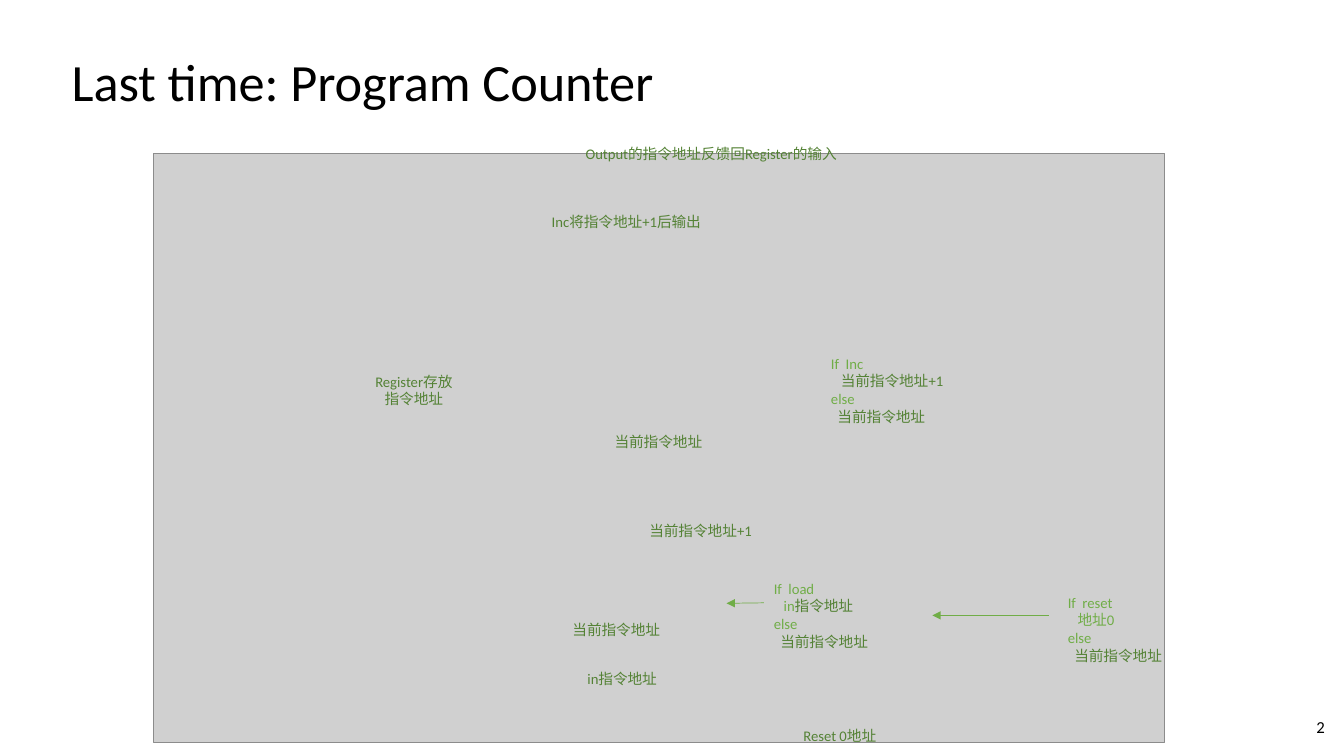
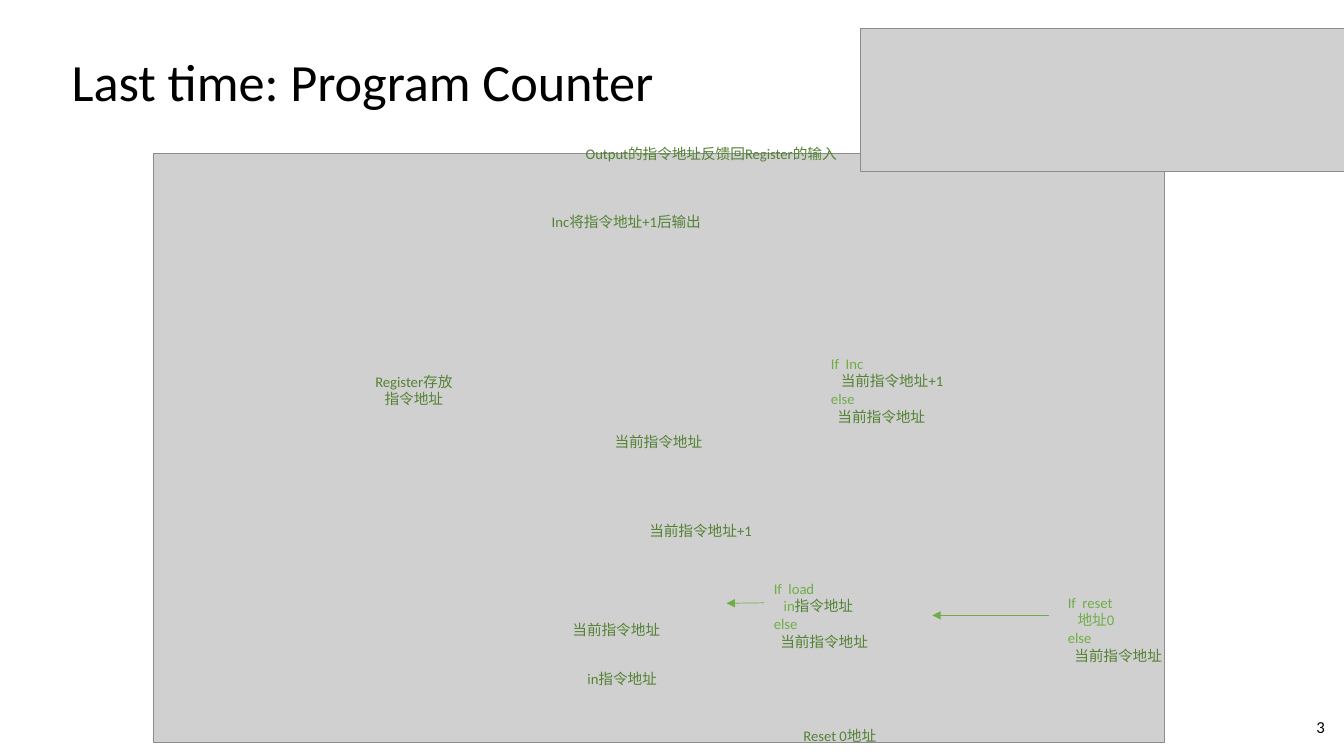
Before and after one commit to vcboy1/Leeds, a slide deck: slide 3 of 26fall/1860/Lecture/Week1.8/Lec 1.8.1 Designing Sequential logic circuits.pptx (slide 2 before the commit). Drawn at 1344x756 pixels with LibreOffice and Linux fonts; fonts in the diff are those of the drawing; grey boxes stand for pictures. Boxes give left, top, right and bottom in pixels: in the first picture for what was removed or moved away, otherwise in the second. Text is boxed around its words. In the diff, an @@ line names an element or a change of style, - is before the commit and + after.

```diff
--- a/26fall/1860/Lecture/Week1.8/Lec 1.8.1 Designing Sequential logic circuits.pptx
+++ b/26fall/1860/Lecture/Week1.8/Lec 1.8.1 Designing Sequential logic circuits.pptx
@@ picture added at [860,28,1344,170] @@
@@ page number at [1316,722,1324,733]: text changed @@
-2
+3
```
Also in this commit, not shown: 3 other slides changed, 2 slides added, 1 slide removed, 3 other files.
